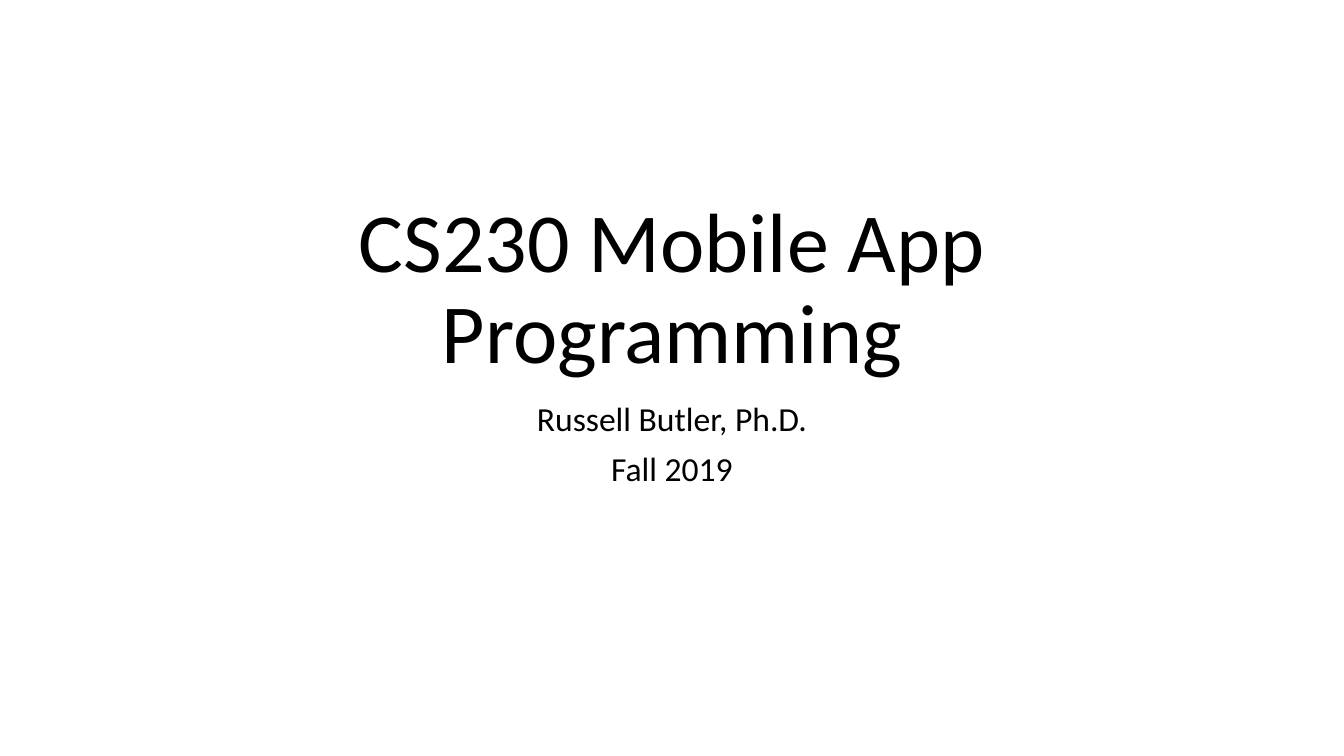
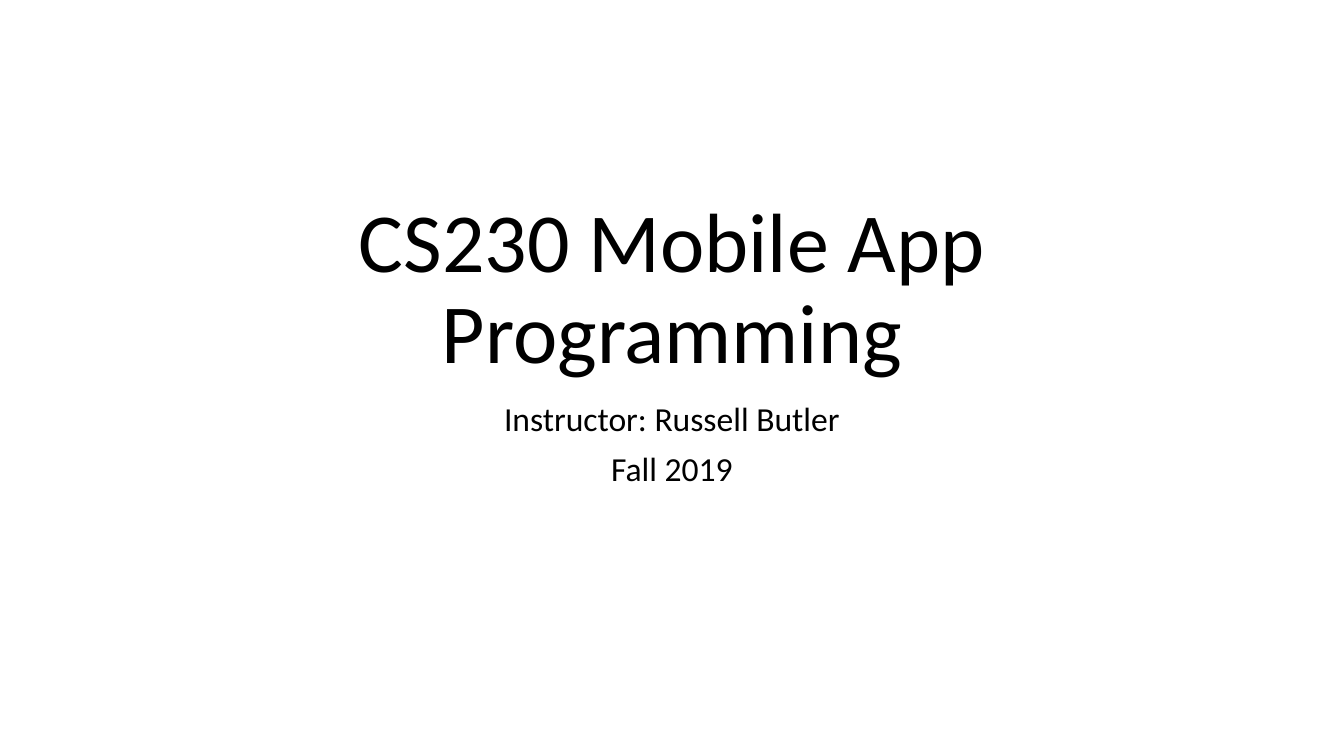
Before and after one commit to russellu/cs230, a slide deck: slide 1 of Lecture_First.pptx. Drawn at 1344x756 pixels with LibreOffice and Linux fonts; fonts in the diff are those of the drawing. Boxes give left, top, right and bottom in pixels: in the first picture for what was removed or moved away, otherwise in the second. Text is boxed around its words. In the diff, an @@ line names an element or a change of style, - is before the commit and + after.

```diff
--- a/Lecture_First.pptx
+++ b/Lecture_First.pptx
@@ subtitle at bbox=[504, 407, 839, 432]: text changed @@
-Russell Butler, Ph.D.
+Instructor: Russell Butler
```
Also in this commit, not shown: 1 other slide changed, 25 slides added, 3 other files.
